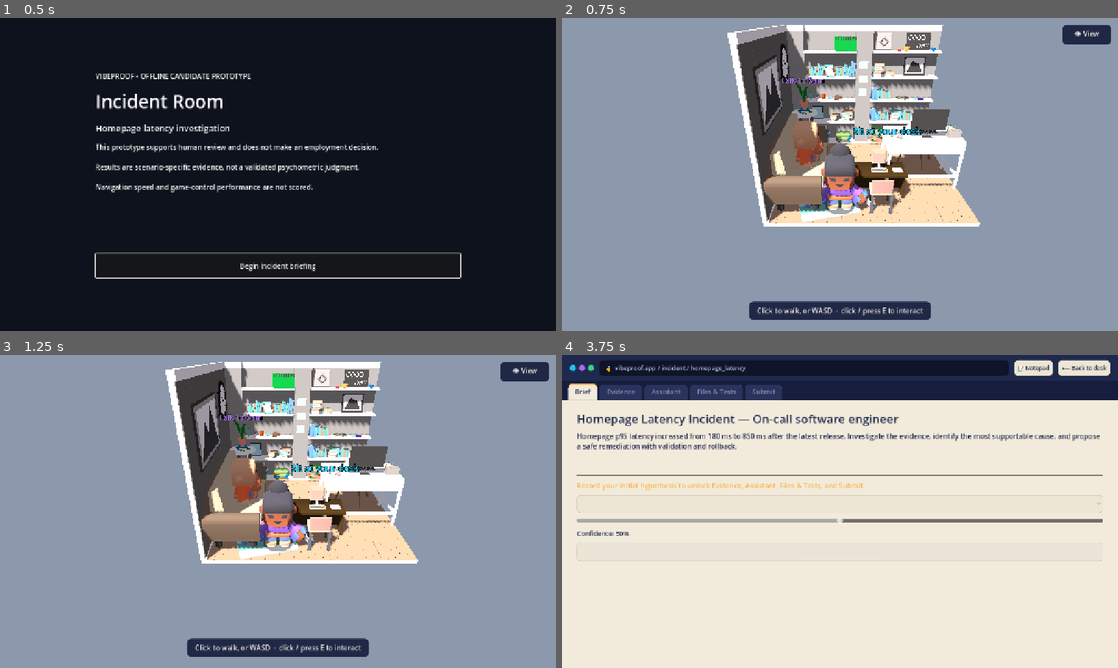
Above: before the commit, frames 1-4 (two rows, left to right).
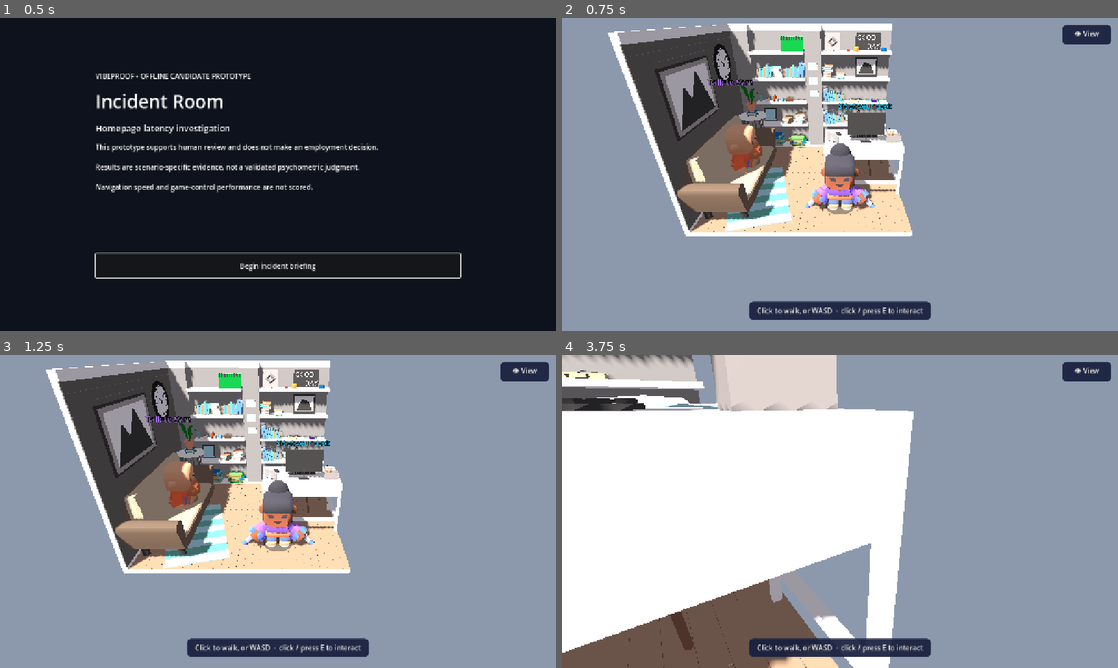
Above: after the commit, the same moments.

Repository: mengfoong-dev/codex-candidate-assesment-system
Game: Godot game, scene res://scenes/main/main.tscn
Two runs of this game, one before a commit and one after it. Both use one fixed random seed, a clock stepped at 60 frames per second and the inputs below.
Inputs (mouse positions are in pixels of both pictures, inside the frame that each line leads up to):
- Up to frame 1 (0.5 s): no input
- Up to frame 2 (0.75 s): click "Begin incident briefing" at 0.5 s
- Up to frame 3 (1.25 s): no input
- Up to frame 4 (3.75 s): click "👁 View" at 1.25 s; tap Enter at 2, 2.75 s; move the mouse to (962, 495) at 2.02 s; hold D (move_right) 2.03-2.75 s; tap E (interact) at 2.1 s; click (962, 495) at 2.17 s; drag from (728, 527) to (812, 574) at 2.77 s; click (762, 639) at 3.5 s, where only the run before the commit has a clickable "💻 Open PC"

Frame 1 is identical in both runs. In frame 2, 31% of the frame differs, in the area x 8-76%, y 1-70%; in frame 3, 31%; in frame 4, 99%, in the area x 0-100%, y 0-100%.

Commit message:
feat: sit at the big built-in desk (drop the added workstation)
Make the player's desk the diorama's big built-in white desk instead of the
small added VNB workstation. Move MyDesk onto it (1.75,0,-0.2), start the
player nearby, and reframe the seated over-the-shoulder camera on the big desk
(monitor backed by the bookshelf wall, so no open-void view). Remove the now
unused workstation scene. 12/12 suites pass; deployed to vibeproof-web.

Diff:
--- a/apps/incident-room/scenes/room/incident_room.tscn
+++ b/apps/incident-room/scenes/room/incident_room.tscn
@@ -6,7 +6,6 @@
 [ext_resource type="PackedScene" uid="uid://dbph8hxieq235" path="res://assets/third_party/office-room-15/office_room_15.glb" id="18_room"]
 [ext_resource type="Script" path="res://scripts/presentation/mesh_collider.gd" id="21_collider"]
 [ext_resource type="PackedScene" path="res://scenes/player/senior_visual.tscn" id="24_senior"]
-[ext_resource type="PackedScene" path="res://scenes/room/workstation.tscn" id="25_workstation"]
 
 [sub_resource type="Environment" id="Environment_room"]
 background_mode = 1
@@ -84,11 +83,8 @@
 station_title = "Talk to Sam"
 accent_color = Color(0.66, 0.42, 0.94, 1)
 
-[node name="Workstation" parent="." instance=ExtResource("25_workstation")]
-transform = Transform3D(1, 0, 0, 0, 1, 0, 0, 0, 1, 0.3, 0, 1.4)
-
 [node name="MyDesk" type="Node3D" parent="."]
-transform = Transform3D(1, 0, 0, 0, 1, 0, 0, 0, 1, 0.3, 0, 2.1)
+transform = Transform3D(1, 0, 0, 0, 1, 0, 0, 0, 1, 1.75, 0, -0.2)
 
 [node name="Trigger" parent="MyDesk" instance=ExtResource("2_station")]
 station_id = "my_desk"
@@ -96,6 +92,6 @@
 accent_color = Color(0.1, 0.78, 0.95, 1)
 
 [node name="Player" parent="." instance=ExtResource("1_player")]
-position = Vector3(-0.8, 0.05, 2.2)
+position = Vector3(1.0, 0.05, 1.7)
 camera_path = NodePath("../Camera3D")
 movement_speed = 2.8
--- a/apps/incident-room/scenes/room/workstation.tscn
+++ /dev/null
@@ -1,34 +0,0 @@
-[gd_scene load_steps=7 format=3]
-
-[ext_resource type="Mesh" uid="uid://ct0wwua8701fu" path="res://assets/third_party/vnb-office-set/Office_Desk_1.obj" id="1_desk"]
-[ext_resource type="Mesh" uid="uid://cegvvfbyb7qsr" path="res://assets/third_party/vnb-office-set/Computer_Monitor.obj" id="2_mon"]
-[ext_resource type="Mesh" uid="uid://duc4pwb5u6sv0" path="res://assets/third_party/vnb-office-set/Computer_Keyboard.obj" id="3_key"]
-[ext_resource type="Mesh" uid="uid://do7o868e5cnsb" path="res://assets/third_party/vnb-office-set/Chair_A.obj" id="4_chair"]
-
-[sub_resource type="BoxMesh" id="NotepadMesh"]
-size = Vector3(0.26, 0.03, 0.2)
-
-[sub_resource type="StandardMaterial3D" id="NotepadMat"]
-albedo_color = Color(0.98, 0.97, 0.92, 1)
-
-[node name="Workstation" type="Node3D"]
-
-[node name="Desk" type="MeshInstance3D" parent="."]
-mesh = ExtResource("1_desk")
-
-[node name="Monitor" type="MeshInstance3D" parent="."]
-transform = Transform3D(-1, 0, 0, 0, 1, 0, 0, 0, -1, 0, 0.95, -0.15)
-mesh = ExtResource("2_mon")
-
-[node name="Keyboard" type="MeshInstance3D" parent="."]
-transform = Transform3D(1, 0, 0, 0, 1, 0, 0, 0, 1, 0, 0.95, 0.12)
-mesh = ExtResource("3_key")
-
-[node name="Notepad" type="MeshInstance3D" parent="."]
-transform = Transform3D(1, 0, 0, 0, 1, 0, 0, 0, 1, 0.5, 0.965, 0.1)
-mesh = SubResource("NotepadMesh")
-surface_material_override/0 = SubResource("NotepadMat")
-
-[node name="Chair" type="MeshInstance3D" parent="."]
-transform = Transform3D(-1, 0, 0, 0, 1, 0, 0, 0, -1, 0, 0, 0.62)
-mesh = ExtResource("4_chair")
--- a/apps/incident-room/scripts/presentation/main.gd
+++ b/apps/incident-room/scripts/presentation/main.gd
@@ -26,16 +26,14 @@
 var _session_serial := 0
 var _session_id := ""
 
-# Where the player sits at the desk (facing the monitor, legs under the desk) and the
-# seated first-person camera framing the desktop. The built-in desk sits at ~(1.75, -0.5).
-# Player sits behind the workstation (at +Z) facing -Z toward the monitor and the open
-# room beyond. Over-the-shoulder desk framing (from outside the cutaway looking in) —
-# a true in-room first-person view sees the diorama's open void, so we frame from behind.
-const DESK_SEAT := Transform3D(Basis(Vector3.UP, PI), Vector3(0.3, 0.45, 2.0))
-# Over-the-shoulder desk framing. (True first-person is not viable in this cutaway
-# diorama — an eye-level view either fills with the monitor or shows the open void.)
-const DESK_CAM_POS := Vector3(0.3, 2.3, 4.3)
-const DESK_CAM_LOOK := Vector3(0.3, 0.9, 1.1)
+# Where the player sits at the desk (facing the monitor) and the seated camera framing.
+# The desk is the diorama's big built-in white desk (~x=1.6..1.75) against the bookshelf
+# (-Z) wall, monitor facing +Z. The player sits in its chair on the +Z side facing -Z.
+# Over-the-shoulder framing from behind (the open +Z side, looking toward the -Z wall) —
+# the bookshelf wall backs the shot, so it never shows the diorama's open void.
+const DESK_SEAT := Transform3D(Basis(Vector3.UP, PI), Vector3(1.6, 0.45, 0.5))
+const DESK_CAM_POS := Vector3(1.75, 2.6, 4.0)
+const DESK_CAM_LOOK := Vector3(1.6, 0.9, -0.2)
 
 var _desk_hud: Control
 
Not shown: 1 places in apps/incident-room/scenes/room/incident_room.tscn that only renumber resources
